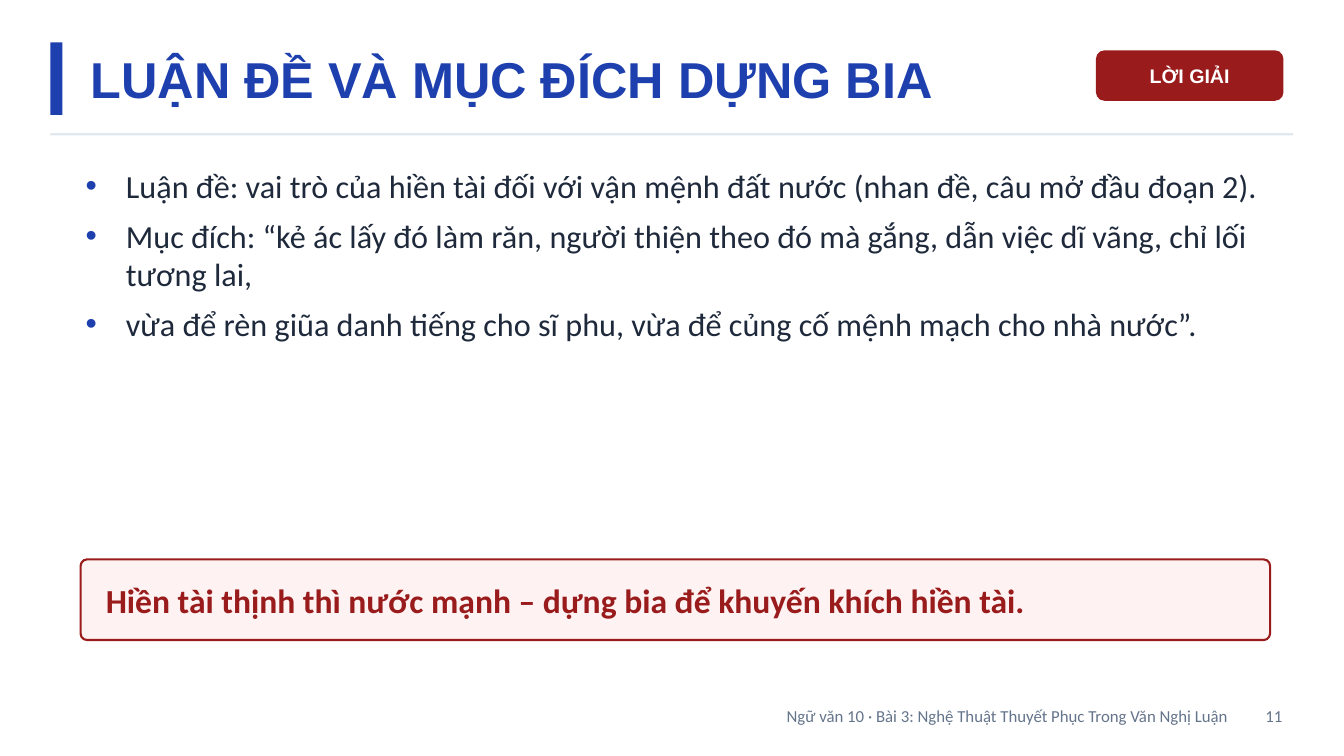
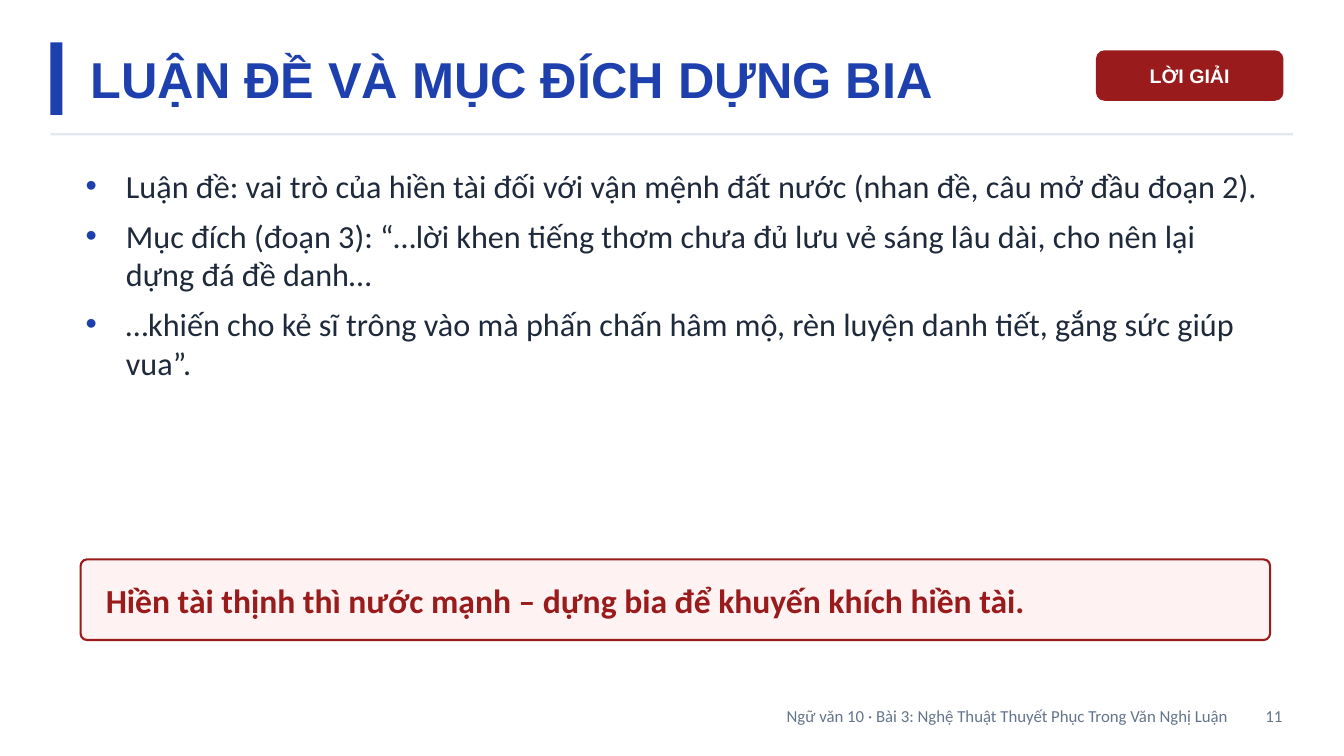
Before and after one commit to Trangtu66/Taode_thi_online, a slide deck: slide 11 of mon/ngu_van/slide/lop10/Slide_NGUVAN10_Bai3_NgheThuatThuyetPhucTrongVanNghiLuan_T23-35.pptx. Drawn at 1344x756 pixels with LibreOffice and Linux fonts; fonts in the diff are those of the drawing. Boxes give left, top, right and bottom in pixels: in the first picture for what was removed or moved away, otherwise in the second. Text is boxed around its words. In the diff, an @@ line names an element or a change of style, - is before the commit and + after.

```diff
--- a/mon/ngu_van/slide/lop10/Slide_NGUVAN10_Bai3_NgheThuatThuyetPhucTrongVanNghiLuan_T23-35.pptx
+++ b/mon/ngu_van/slide/lop10/Slide_NGUVAN10_Bai3_NgheThuatThuyetPhucTrongVanNghiLuan_T23-35.pptx
@@ text at box(126, 224, 1233, 376): text changed @@
-• Mục đích: “kẻ ác lấy đó làm răn, người thiện theo đó mà gắng, dẫn việc dĩ vãng, chỉ lối tương lai,
-• vừa để rèn giũa danh tiếng cho sĩ phu, vừa để củng cố mệnh mạch cho nhà nước”.
+• Mục đích (đoạn 3): “…lời khen tiếng thơm chưa đủ lưu vẻ sáng lâu dài, cho nên lại dựng đá đề danh…
+• …khiến cho kẻ sĩ trông vào mà phấn chấn hâm mộ, rèn luyện danh tiết, gắng sức giúp vua”.
```
Also in this commit, not shown: 2 other slides changed, 6 other files.
